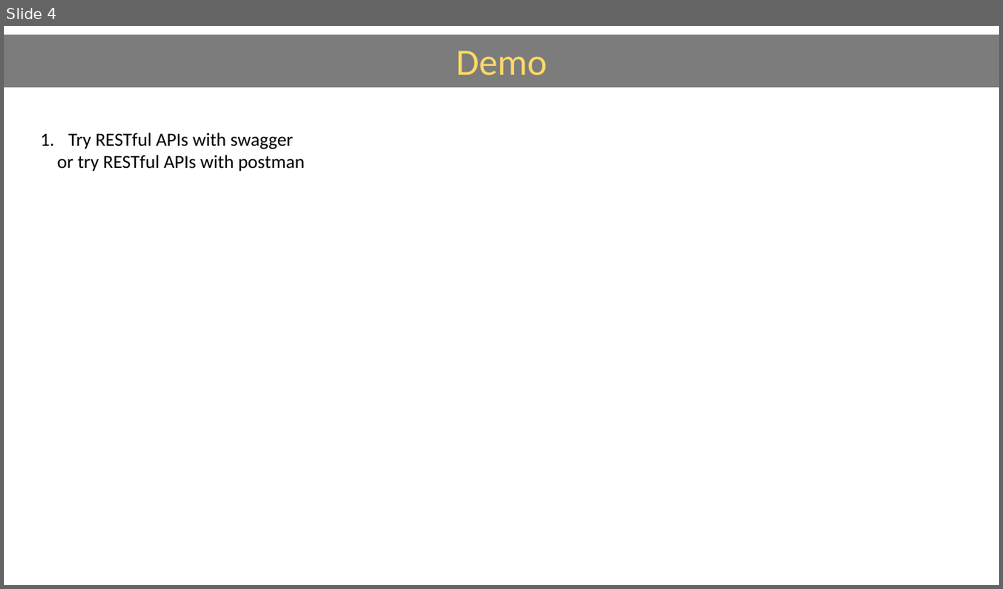
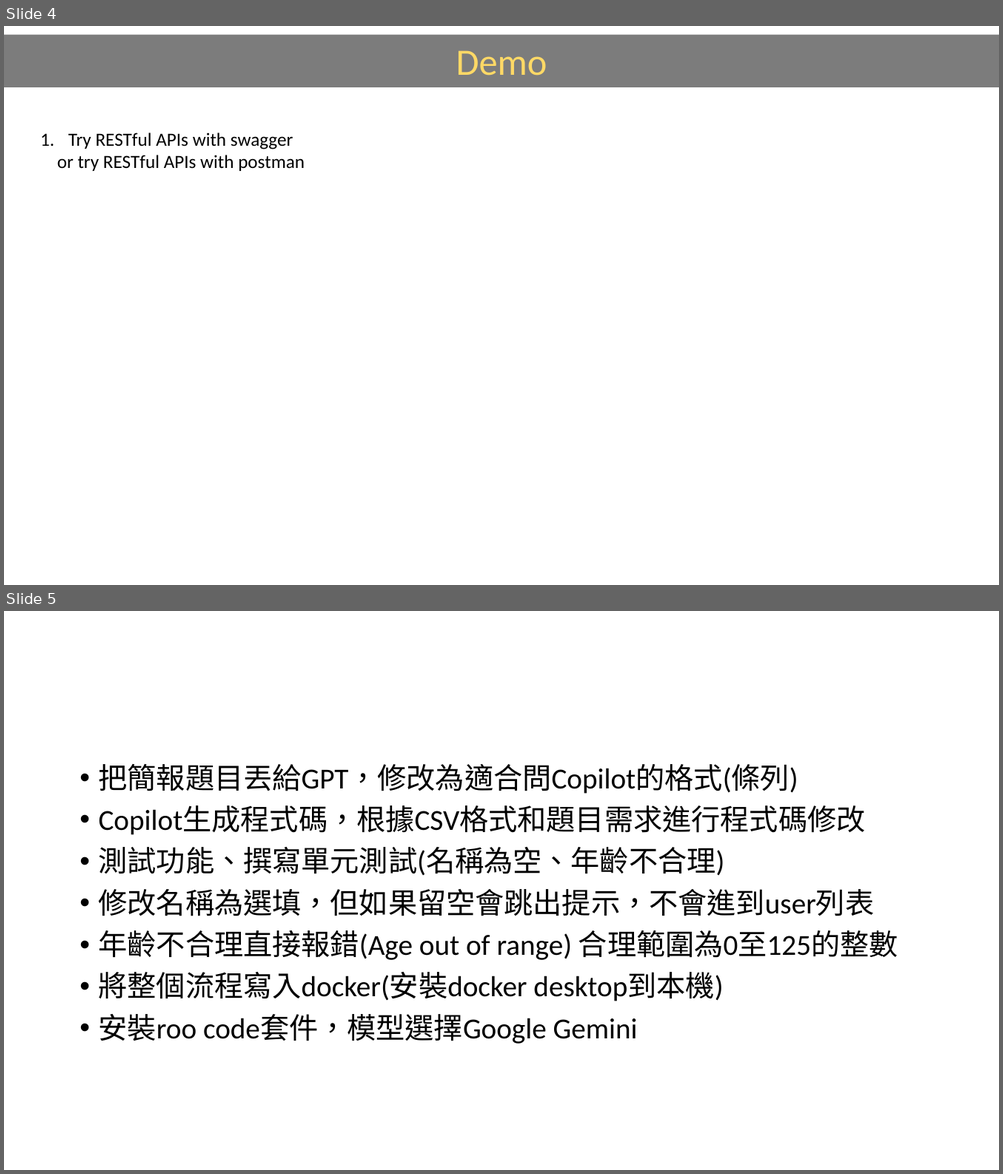
Before and after one commit to Teng91/RESTful-server-with-APIs, a slide deck: SW2_Backend_Handson_Practice_v3.pptx. Shown one above the other, each under a label of ours: slide 4 before the commit, slides 4 and 5 after it. The pictures are 1003x589 and 1003x1174 pixels, drawn with LibreOffice and Linux fonts; fonts in the diff are those of the drawing. Boxes give left, top, right and bottom in pixels: in the first picture for what was removed or moved away, otherwise in the second. Text is boxed around its words. In the diff, an @@ line names an element or a change of style, - is before the commit and + after.

```diff
--- a/SW2_Backend_Handson_Practice_v3.pptx
+++ b/SW2_Backend_Handson_Practice_v3.pptx
@@ slide 5 added at bbox=[4, 611, 999, 1170], background #FFFFFF @@
@@ text added at bbox=[99, 764, 898, 1044], 28 pt, text #000000 @@
+• 把簡報題目丟給GPT，修改為適合問Copilot的格式(條列)
+• Copilot生成程式碼，根據CSV格式和題目需求進行程式碼修改
+• 測試功能、撰寫單元測試(名稱為空、年齡不合理)
+• 修改名稱為選填，但如果留空會跳出提示，不會進到user列表
+• 年齡不合理直接報錯(Age out of range) 合理範圍為0至125的整數
+• 將整個流程寫入docker(安裝docker desktop到本機)
+• 安裝roo code套件，模型選擇Google Gemini
```
Also in this commit, not shown: 7 other slides added, 6 other files.
